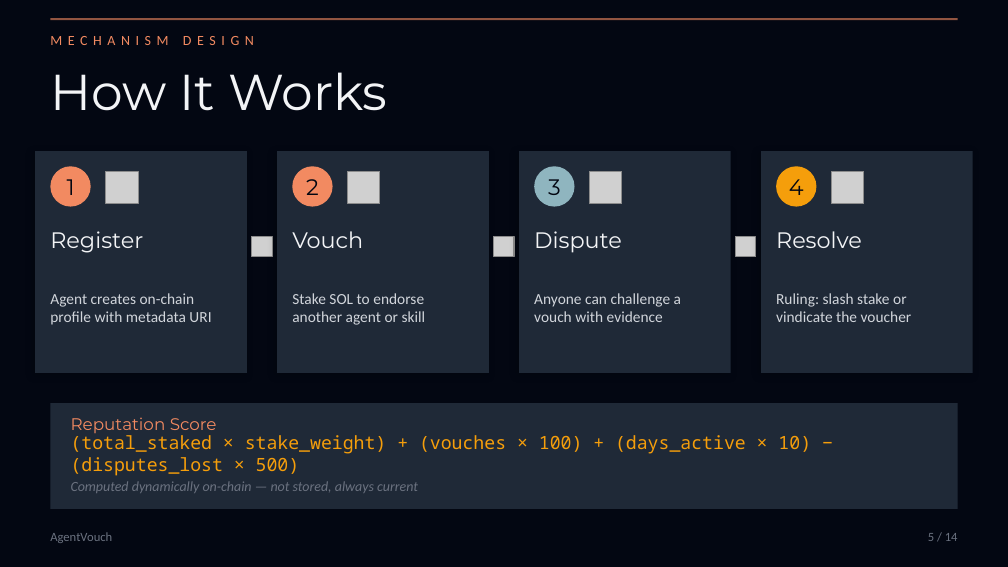
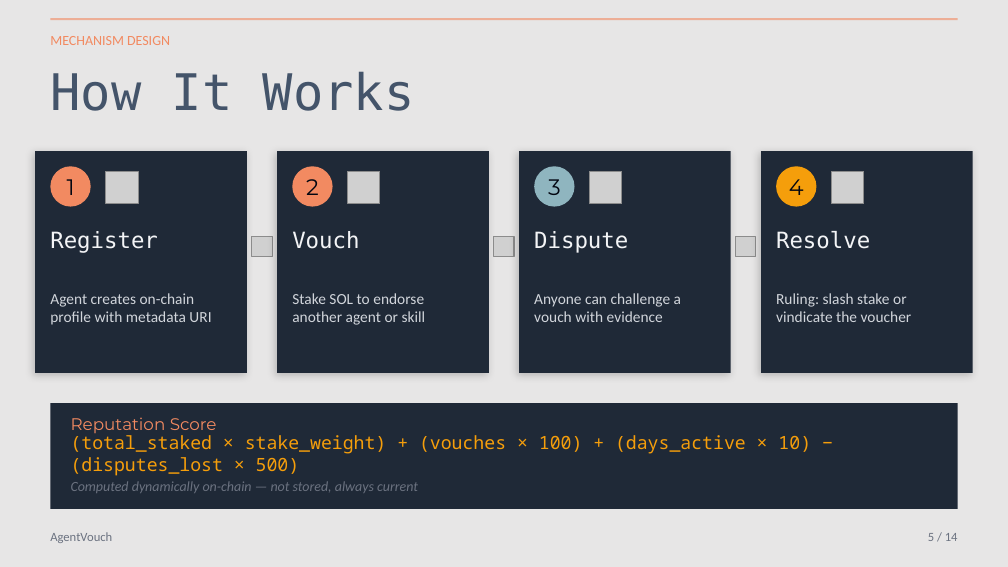
Before and after one commit to dirtybits/agent-reputation-oracle, a slide deck: slide 5 of AgentVouch.pptx. Drawn at 1008x567 pixels with LibreOffice and Linux fonts; fonts in the diff are those of the drawing; grey boxes stand for pictures. Boxes give left, top, right and bottom in pixels: in the first picture for what was removed or moved away, otherwise in the second. Text is boxed around its words. In the diff, an @@ line names an element or a change of style, - is before the commit and + after.

Commit message:
chore: update AgentVouch presentation file
Replace the existing AgentVouch.pptx file with an updated version, reflecting recent changes in the vouching process and related documentation. This update aims to enhance clarity and provide a more comprehensive overview of the current system.

```diff
--- a/AgentVouch.pptx
+++ b/AgentVouch.pptx
@@ background #030712 to #E7E6E6 @@
@@ text "MECHANISM DESIGN" at (50, 36, 170, 45): letter spacing 4 to 0 pt @@
@@ text "How It Works" at (50, 71, 415, 111): font Montserrat to DejaVu Sans Mono, text colour #F3F4F6 to #44546A @@
@@ font Montserrat to DejaVu Sans Mono in 4 elements at (50, 231, 158, 253), (292, 231, 359, 249), (534, 231, 628, 253), (776, 231, 870, 249) @@
```
Also in this commit, not shown: 13 other slides changed.
